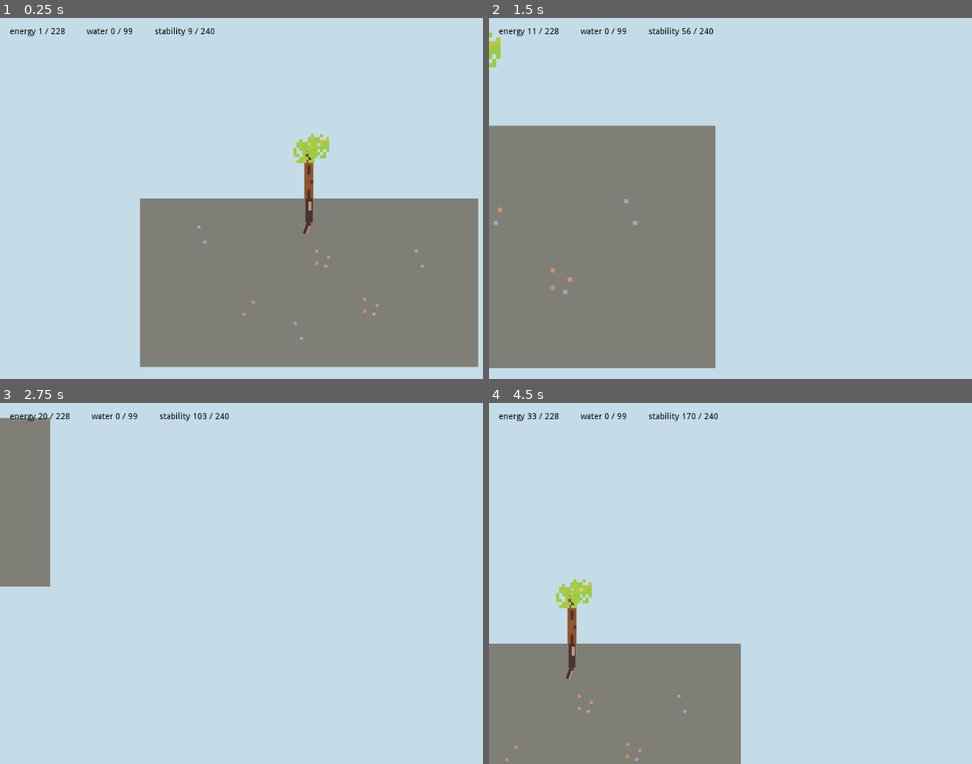
Above: before the commit, frames 1-4 (two rows, left to right).
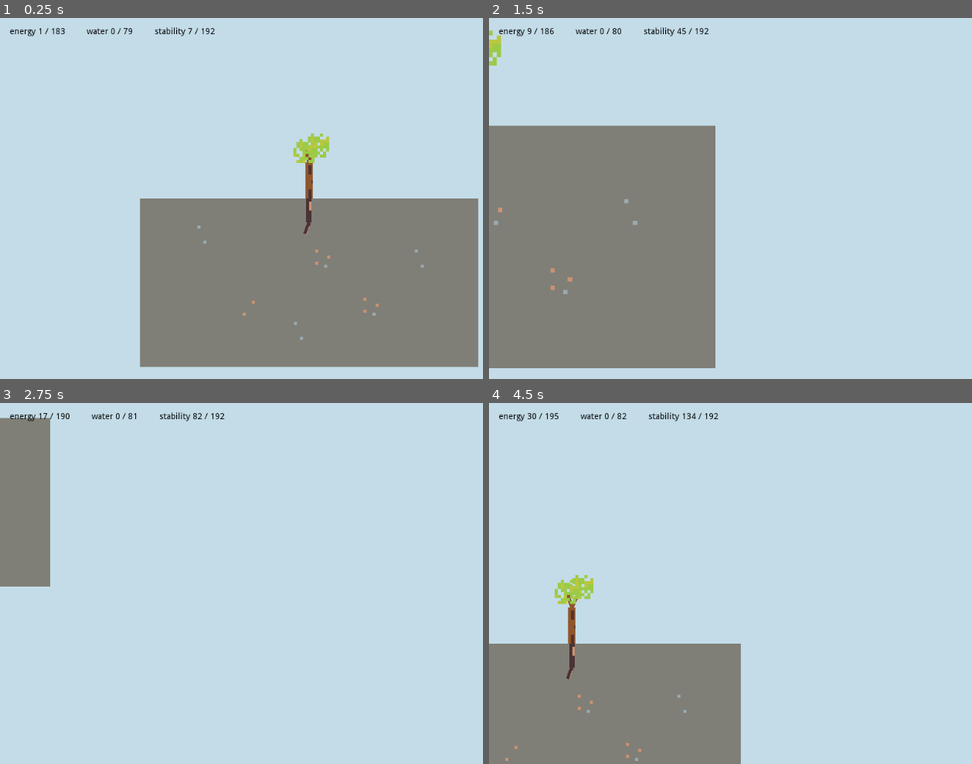
Above: after the commit, the same moments.

Repository: martindzejky/my-little-tree
Game: Godot game, scene res://scenes/main.tscn
The game is run twice, just before and just after one commit, with the same random seed, the same clock (stepped at 60 frames per second) and the same inputs.
Inputs (mouse positions are in pixels of both pictures, inside the frame that each line leads up to):
- Up to frame 1 (0.25 s): no input
- Up to frame 2 (1.5 s): tap Enter at 0.5 s; move the mouse to (798, 180) at 0.52 s; press the mouse at (798, 180) at 0.53 s; hold D (move_right) 0.53-1.28 s; move the mouse to (590, 155) at 1.27 s; release the mouse at (590, 155) at 1.28 s; hold S (move_down) from 1.28 s (still down); tap Mouse wheel up (zoom_in) at 1.35 s
- Up to frame 3 (2.75 s): move the mouse to (371, 504) at 2.02 s; release S (move_down) at 2.03 s; hold D (move_right) from 2.03 s (still down); tap Mouse wheel down (zoom_out) at 2.1 s
- Up to frame 4 (4.5 s): move the mouse to (769, 655) at 2.77 s; release D (move_right) at 2.78 s; hold W (move_up) 2.78-3.53 s; click (769, 655) at 2.85 s; move the mouse to (outside the picture) at 3.52 s; hold A (move_left) from 3.53 s (still down); tap Mouse wheel up (zoom_in) at 3.6 s; move the mouse to (614, 529) at 4.27 s; tap Mouse wheel down (zoom_out) at 4.35 s

The runs differ from the first frame. In frame 1, 0.3% of the frame differs, in the area x 10-69%, y 2-61%; in frame 2, 0.4%; in frame 3, 0.1%; in frame 4, 0.6%, in the area x 8-48%, y 2-77%.

Commit message:
let the tree grow

Diff:
--- a/data/treeConstants.tres
+++ b/data/treeConstants.tres
@@ -19,3 +19,5 @@
 maxGrowthAngle = 40.0
 maxBranchChildren = 2.0
 minRotationDifference = 20.0
+branchGrowth = 0.3
+branchSpawnChance = 0.001
--- a/objects/branch.tscn
+++ b/objects/branch.tscn
@@ -1,11 +1,16 @@
-[gd_scene load_steps=4 format=2]
+[gd_scene load_steps=6 format=2]
 
 [ext_resource path="res://objects/branchBase.tscn" type="PackedScene" id=1]
 [ext_resource path="res://sprites/leaves.png" type="Texture" id=2]
 [ext_resource path="res://scripts/leaves.gd" type="Script" id=3]
+[ext_resource path="res://scripts/growingBranch.gd" type="Script" id=4]
+[ext_resource path="res://data/treeConstants.tres" type="Resource" id=5]
 
 [node name="root" instance=ExtResource( 1 )]
+script = ExtResource( 4 )
 growDirection = -1
+treeData = ExtResource( 5 )
+branchToSpawnFile = "res://objects/branch.tscn"
 
 [node name="leaves" type="Node2D" parent="." index="2"]
 script = ExtResource( 3 )
--- a/project.godot
+++ b/project.godot
@@ -14,6 +14,11 @@
 "language": "GDScript",
 "path": "res://scripts/branch.gd"
 }, {
+"base": "Branch",
+"class": "GrowingBranch",
+"language": "GDScript",
+"path": "res://scripts/growingBranch.gd"
+}, {
 "base": "Node2D",
 "class": "MainCamera",
 "language": "GDScript",
@@ -26,6 +31,7 @@
 } ]
 _global_script_class_icons={
 "Branch": "",
+"GrowingBranch": "",
 "MainCamera": "",
 "TreeConstants": ""
 }
--- a/scripts/branch.gd
+++ b/scripts/branch.gd
@@ -48,7 +48,7 @@
 
 func updateThickness():
     # calculate the thickness based on children
-    thickness = 1.5
+    thickness = 1.2
     for childBranch in $children.get_children():
         # super HACK to avoid taking placeholders into account
         if childBranch.has_node('placeholder'):
--- /dev/null
+++ b/scripts/growingBranch.gd
@@ -0,0 +1,53 @@
+extends Branch
+class_name GrowingBranch
+
+# tree constants
+export(Resource) var treeData
+
+# object to spawn when growing new branches
+export (String, FILE) var branchToSpawnFile
+
+func _process(delta):
+    grow(delta)
+    spawnNewBranches()
+
+
+func grow(delta):
+    # slowly grow the branch
+    if length < treeData.maxGrowthLength:
+        length += delta * treeData.branchGrowth
+
+
+func spawnNewBranches():
+    # respect the max children limit
+    var existingChildren = $children.get_child_count()
+    if existingChildren >= treeData.maxBranchChildren:
+        return
+
+    # decrease the chance even further if there's already a child
+    var chanceMultiplier = 1
+    if existingChildren > 0:
+        chanceMultiplier = 0.8
+
+    # small chance to spawn a new branch
+    if randf() < treeData.branchSpawnChance * chanceMultiplier:
+        var newBranch = load(branchToSpawnFile).instance() as Branch
+
+
+        # initialize length and rotation
+        newBranch.length = treeData.minGrowthLength
+
+        # avoid overlapping branches when generating the rotation
+        while true:
+            newBranch.rotation_degrees = rand_range(-treeData.maxGrowthAngle, treeData.maxGrowthAngle)
+
+            var stop = true
+
+            for child in $children.get_children():
+                if abs(child.rotation_degrees - newBranch.rotation_degrees) < treeData.minRotationDifference:
+                    stop = false
+
+            if stop:
+                break
+
+        $children.add_child(newBranch)
--- a/scripts/treeConstants.gd
+++ b/scripts/treeConstants.gd
@@ -18,7 +18,7 @@
 export(float) var stabilityGainPerBranch
 export(float) var stabilityGainPerRoot
 
-# GROWTH CONSTANTS
+# ROOT GROWTH
 export(float) var newRootThicknessMultiplier
 export(float) var parentRootThicknessMultiplier
 export(float) var minGrowthLength
@@ -26,3 +26,7 @@
 export(float) var maxGrowthAngle
 export(float) var maxBranchChildren
 export(float) var minRotationDifference
+
+# BRANCH GROWTH
+export(float) var branchGrowth
+export(float) var branchSpawnChance
